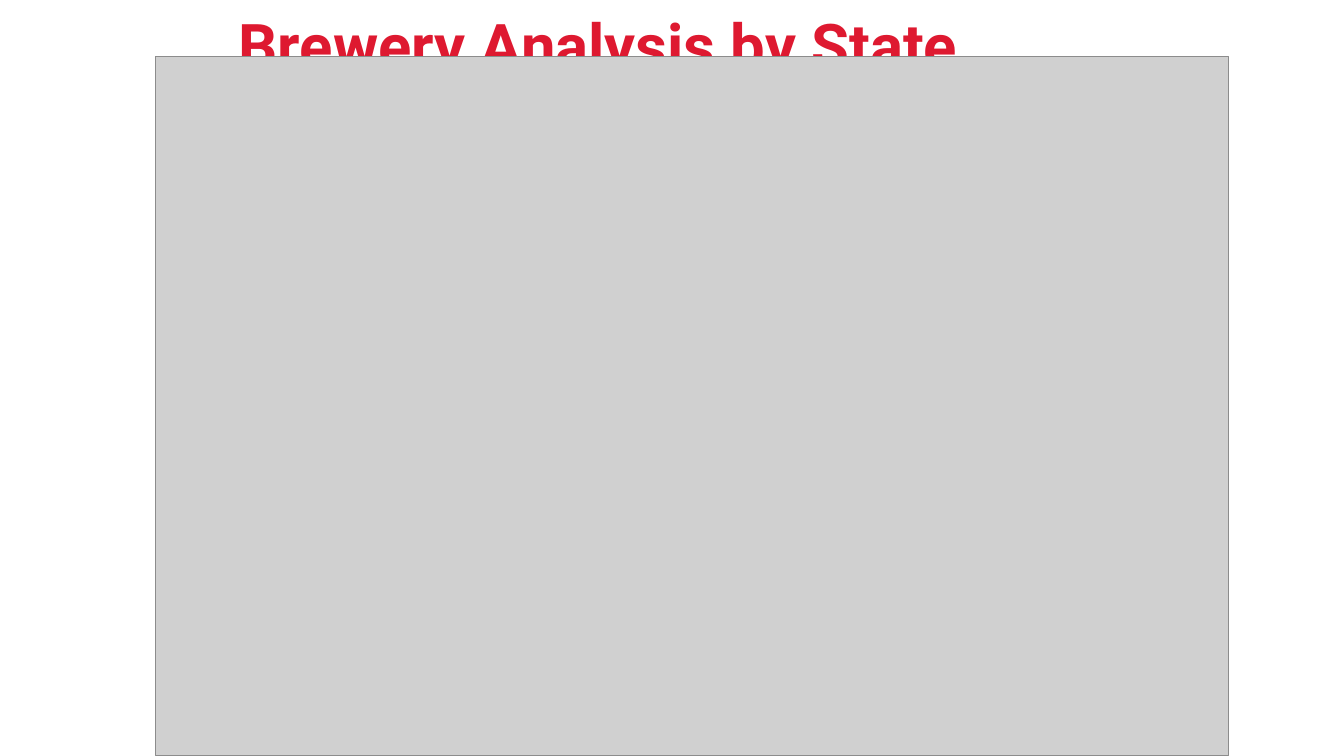
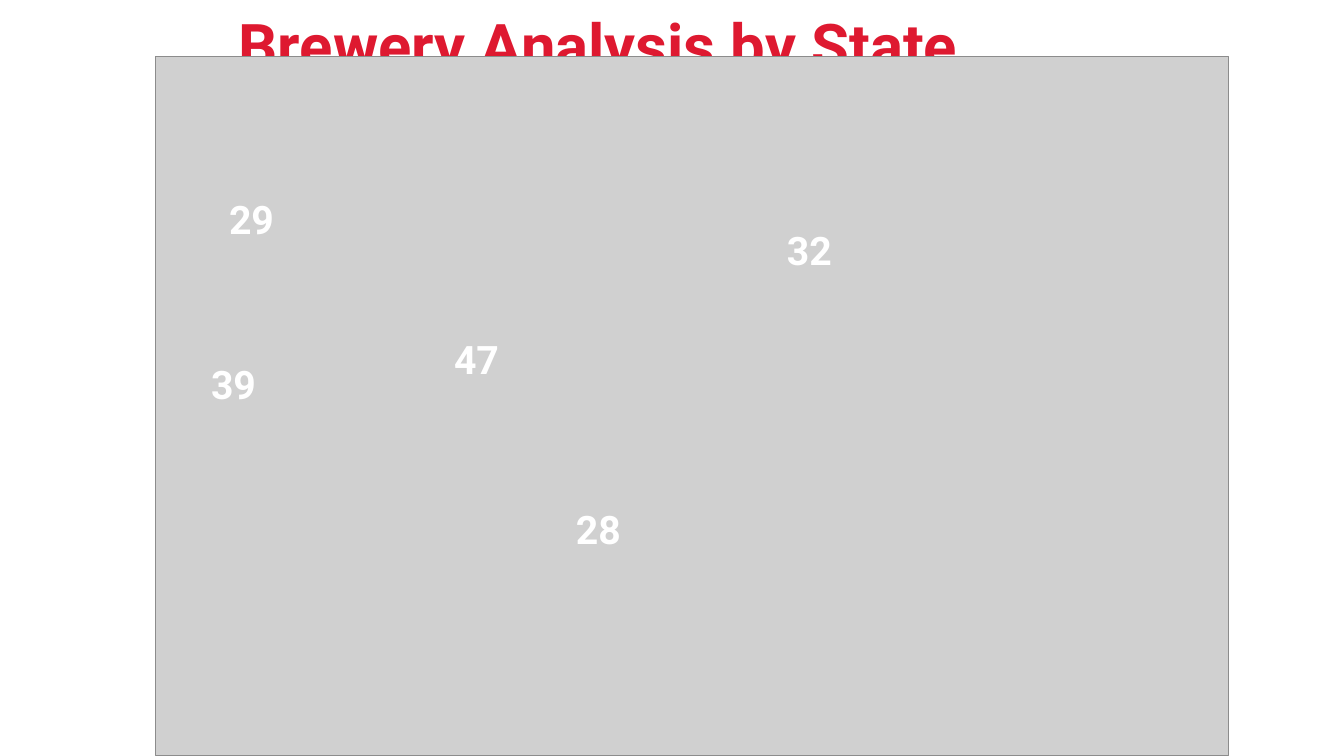
Before and after one commit to ERoske/CaseStudy2DDS, a slide deck: slide 2 of Presentation.pptx. Drawn at 1344x756 pixels with LibreOffice and Linux fonts; fonts in the diff are those of the drawing; grey boxes stand for pictures; background and template pictures are left out. Boxes give left, top, right and bottom in pixels: in the first picture for what was removed or moved away, otherwise in the second. Text is boxed around its words. In the diff, an @@ line names an element or a change of style, - is before the commit and + after.

```diff
--- a/Presentation.pptx
+++ b/Presentation.pptx
@@ text added at bbox=[229, 206, 274, 234], 28 pt, text #FFFFFF, bold @@
+29
@@ text added at bbox=[787, 237, 832, 265], 28 pt, text #FFFFFF, bold @@
+32
@@ text added at bbox=[454, 346, 499, 374], 28 pt, text #FFFFFF, bold @@
+47
@@ text added at bbox=[211, 371, 256, 399], 28 pt, text #FFFFFF, bold @@
+39
@@ text added at bbox=[576, 516, 621, 544], 28 pt, text #FFFFFF, bold @@
+28
```
Also in this commit, not shown: 6 other slides changed, 2 slides added.
